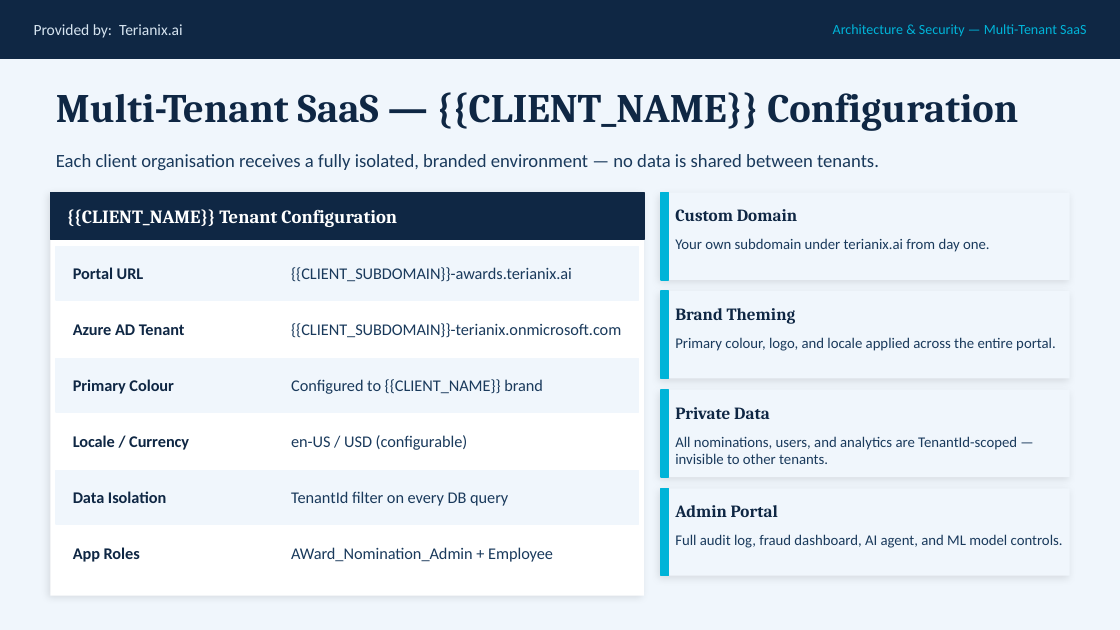
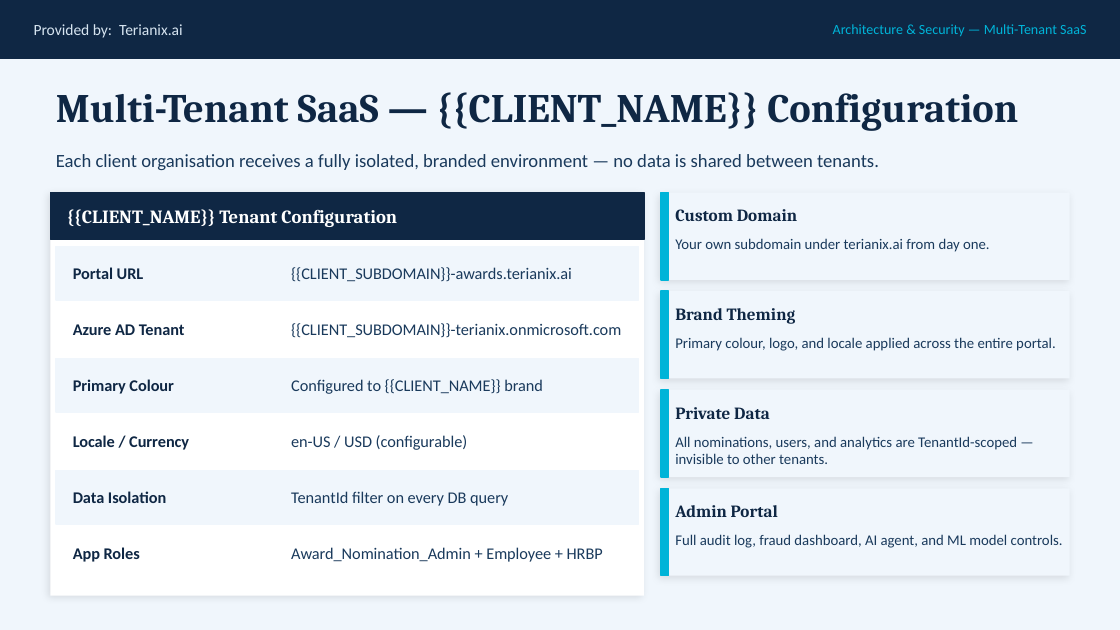
Before and after one commit to DTerian64/Terian_Services, a slide deck: slide 11 of blob_templates/award_nomination_onboarding_template.pptx. Drawn at 1120x630 pixels with LibreOffice and Linux fonts; fonts in the diff are those of the drawing. Boxes give left, top, right and bottom in pixels: in the first picture for what was removed or moved away, otherwise in the second. Text is boxed around its words. In the diff, an @@ line names an element or a change of style, - is before the commit and + after.

```diff
--- a/blob_templates/award_nomination_onboarding_template.pptx
+++ b/blob_templates/award_nomination_onboarding_template.pptx
@@ text at bbox=[291, 547, 603, 562]: text changed @@
-AWard_Nomination_Admin + Employee
+Award_Nomination_Admin + Employee + HRBP
```
Also in this commit, not shown: 2 other files.
